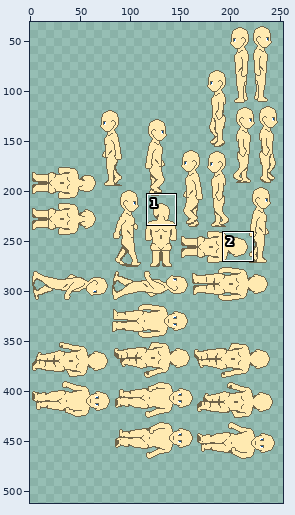
Two states of a sprite sheet, Assets/Sprite Collections/ActorTemplate Data/atlas0.png. Above: a wide view before the commit, with the close-up outlined.
Close-up. Old version:
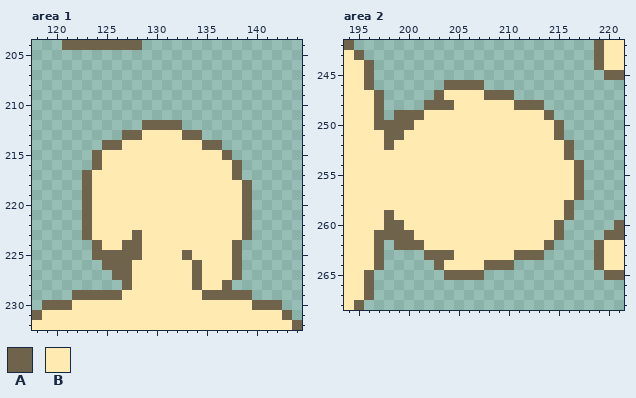
The file is 256x512 pixels. Colours within 5 levels of each other are drawn and written as one. Shown: area 1: x 118..144, y 204..232; area 2: x 194..221, y 242..268. The old version is drawn lined up with the new one. The wide view leaves out empty margins. The commit also changed other parts of the picture, which this record leaves out.
Palette (. is transparent): A #6f644b  B #ffeab1
Pixels before, area 1, first column x 118:
204 ...AAAAAAAA................
205 ...........................
206 ...........................
207 ...........................
208 ...........................
209 ...........................
210 ...........................
211 ...........................
212 ...........AAAA............
213 .........AABBBBAA..........
214 .......AABBBBBBBBAA........
215 ......ABBBBBBBBBBBBA.......
216 ......ABBBBBBBBBBBBBA......
217 .....ABBBBBBBBBBBBBBA......
218 .....ABBBBBBBBBBBBBBBA.....
219 .....ABBBBBBBBBBBBBBBA.....
220 .....ABBBBBBBBBBBBBBBA.....
221 .....ABBBBBBBBBBBBBBBA.....
222 .....ABBBBBBBBBBBBBBBA.....
223 .....ABBBBABBBBBBBBBBA.....
224 ......ABBAABBBBBBBBBA......
225 ......AAAAABBBBABBBBA......
226 .......AAABBBBBBABBBA......
227 ........AABBBBBBABBBA......
228 .........ABBBBBBABBA.......
229 ....AAAAABBBBBBBBAAAAA.....
230 .AAABBBBBBBBBBBBBBBBBBAAA..
231 ABBBBBBBBBBBBBBBBBBBBBBBBA.
232 BBBBBBBBBBBBBBBBBBBBBBBBBBA
Pixels before, area 2, first column x 194:
242 A........................ABB
243 BA.......................ABB
244 BBA......................ABB
245 BBA.......................AA
246 BBA.......AAAA..............
247 BBBA.....ABBBBAAA...........
248 BBBA....AAABBBBBBAAA........
249 BBBA.AAABBBBBBBBBBBBA.......
250 BBBAAAABBBBBBBBBBBBBBA......
251 BBBBAABBBBBBBBBBBBBBBA......
252 BBBBABBBBBBBBBBBBBBBBBA.....
253 BBBBBBBBBBBBBBBBBBBBBBA.....
254 BBBBBBBBBBBBBBBBBBBBBBBA....
255 BBBBBBBBBBBBBBBBBBBBBBBA....
256 BBBBBBBBBBBBBBBBBBBBBBBA....
257 BBBBBBBBBBBBBBBBBBBBBBBA....
258 BBBBBBBBBBBBBBBBBBBBBBA.....
259 BBBBABBBBBBBBBBBBBBBBBA.....
260 BBBBAABBBBBBBBBBBBBBBA.....A
261 BBBAAAABBBBBBBBBBBBBBA....AA
262 BBBA.AAABBBBBBBBBBBBA....ABB
263 BBBA....AAABBBBBBAAA.....ABB
264 BBBA.....ABBBBAAA........ABB
265 BBA.......AAAA............AA
266 BBA.........................
267 BBA.........................
268 BA..........................
After:
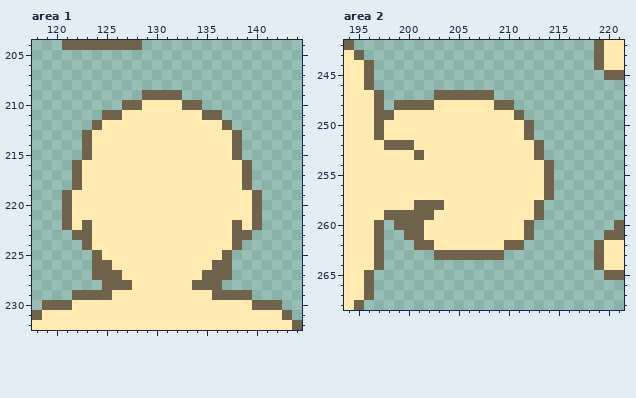
From old to new:
drawings rearranged on the sheet (the old picture shows each at its new place; 3 dropped ones are not shown)
Changed rows in their new state; - is an unchanged pixel.
Area 1:
first column x 121:
209 --------AAAA--------
210 ------AABBBBAA------
211 ----AABBBBBBBBAA----
212 ---ABBBBBBBBBBBBA---
213 --ABBBBB----BBBBBA--
214 --ABBB--------BBBA--
215 --AB------------BA--
216 -ABB-------------BA-
217 -AB--------------BA-
218 -AB-----------------
219 ABB---------------BA
220 ABB---------------BA
221 ABB---------------BA
222 AB---------------ABA
223 -A-----B---------A--
224 --AB--BB------------
225 ----BBBB----B---A.--
226 ---A-BB------B-AA.--
227 ---AA-B------BAAA.--
228 ----AA--------AA.---
229 -----B--------B-----
Area 2:
first column x 197:
246 -------....----------
247 -------AAAA-..-------
248 --AAA-BB----AA...----
249 -ABBB---------A...---
250 -BBB-----------A...--
251 ABB------------A...--
252 --AA------------A...-
253 ----A-----------A...-
254 -----------------A...
255 -----------------A...
256 -----------------A...
257 -----------------A...
258 ----AAA---------A...-
259 --AAAA----------A...-
260 A.-AA----------A...--
261 -..-A----------A...--
262 --..-A-------AA...---
263 -----.--AAAAA....----
264 ------........-------
265 -------....----------
Changed places in both close-ups, as pixel boxes (x1, y1, x2, y2):
changed: (62, 90, 262, 300)
changed: (374, 80, 584, 280)
